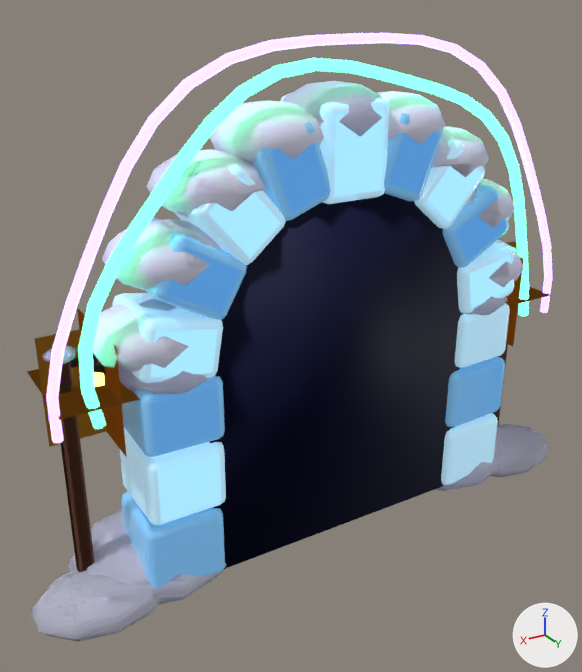
A saved change to the Blender file art/blender/frost_portal_arch.blend.
The view is the same before and after, from a camera (50 mm lens) standing at (4.36, 6.49, 5.52) and looking at (0.31, -0.25, 2.15). Lighting does not change. The marker at lower right points along +X, +Y and +Z. The first picture is the older version.

Objects in the first picture: 'ArchSnow0', 'ArchSnow2', 'Jamb-11', 'Jamb10', 'Jamb12', 'LanternHalo1', 'PortalArch', 'Vous0', 'Vous1', 'Vous2', 'Vous4', 'Vous5' and 15 more.
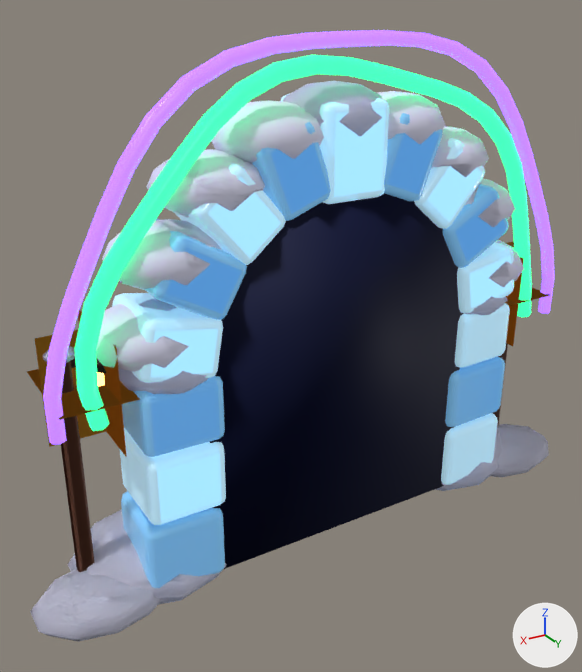
What differs and where, as boxes (x1, y1, x2, y2) in the pictures (582 x 672 px; the box of a moved part takes in the faces that stretch with it):
```json
{"object": "PortalArch", "change": "recoloured, surface changed, reshaped", "before": [30, 33, 553, 642], "after": [30, 30, 555, 642]}
{"part": 1, "of": "me_portalarch", "change": "moved or reshaped", "before": [46, 33, 553, 443], "after": [43, 30, 555, 445]}
```

The change, as JSON lines over the scene's bpy script:
```json
{"op": "set", "path": "mat_portalaurora.emission_color", "old": "(0.107, 1.0, 0.434)", "new": "(0.0452, 0.913, 0.323)", "note": "green #5cffb0 -> green #3cf59a"}
{"op": "set", "path": "mat_portalaurora.emission_strength", "old": "2.6", "new": "1.2"}
{"op": "set", "path": "mat_portalauroralilac.base_color", "old": "(0.456, 0.262, 1.0)", "new": "(0.352, 0.162, 1.0)", "note": "purple #b48cff -> purple #a070ff"}
{"op": "set", "path": "mat_portalauroralilac.emission_color", "old": "(0.456, 0.262, 1.0)", "new": "(0.352, 0.162, 1.0)", "note": "purple #b48cff -> purple #a070ff"}
{"op": "set", "path": "mat_portalauroralilac.emission_strength", "old": "2.4", "new": "1.2"}
{"block": "me_portalarch", "where": "# used by ob_portalarch; location = (0.0, 0.0, 0.0)"}
{"op": "remove", "block": "me_portalarch", "code": "me_portalarch.from_pydata(...)  # 2924 vertices, 2867 faces; spans x -3.37..3.37, y -1.02..0.6, z -0.3..5.16"}
{"op": "add", "block": "me_portalarch", "code": "me_portalarch.from_pydata(...)  # 2924 vertices, 2867 faces; spans x -3.37..3.37, y -1.02..0.6, z -0.3..5.18"}
{"block": "me_portalarch", "change": "me_portalarch part 1: 300 of 2924 vertices moved; they spanned x -3.01..3.01, y 0.19..0.31, z 1.93..5.16 and now span x -3.03..3.03, y 0.16..0.34, z 1.93..5.18; mean shift (0.0, 0.0, 0.0); largest move (-1.03, 0.28, 4.58) -> (-1.02, 0.3, 4.56)"}
```
